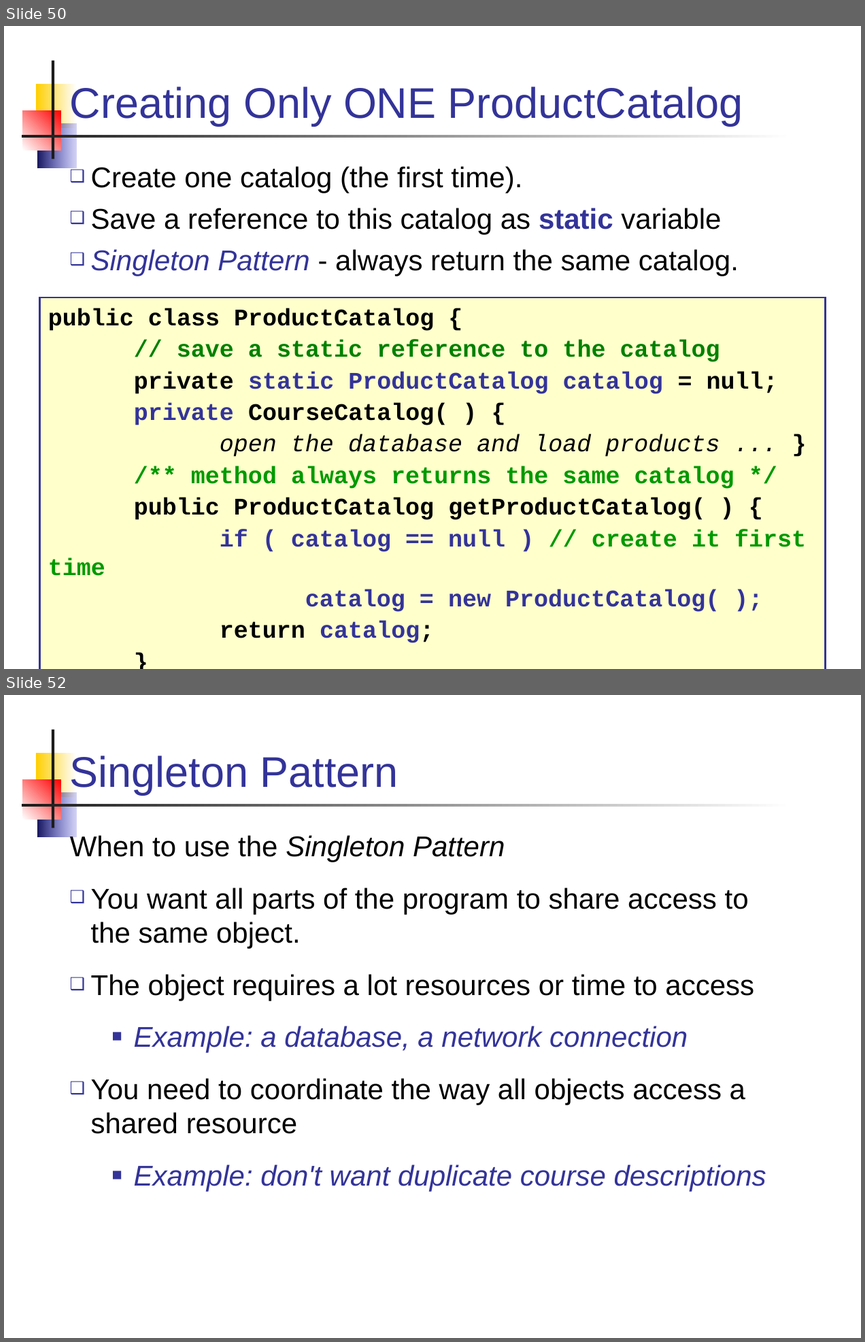
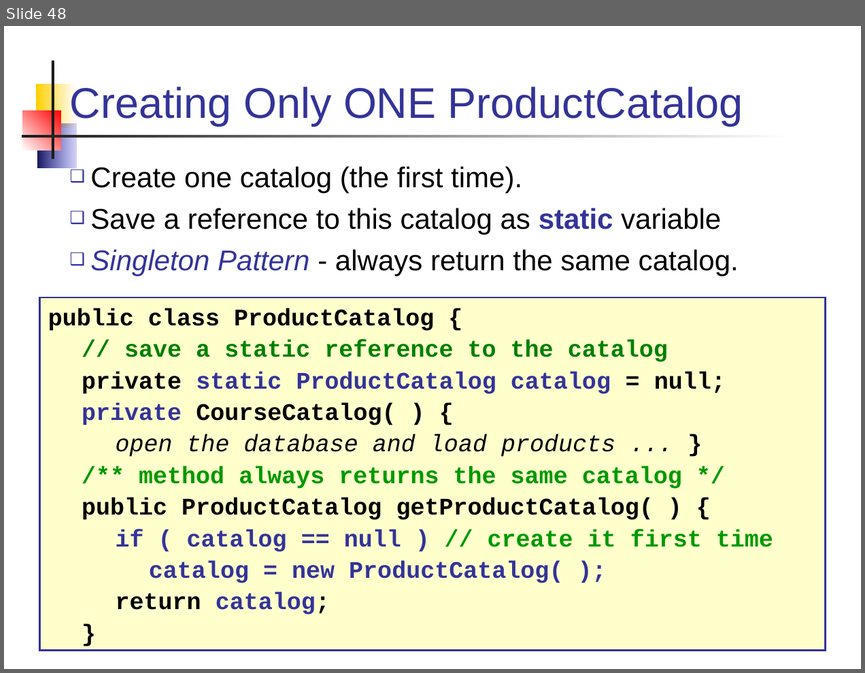
Before and after one commit to skeoop/skeoop.github.io, a slide deck: week3/R1-Review-OO-Concepts.ppt. Shown one above the other, each under a label of ours: slides 50 and 52 before the commit, slide 48 after it; the slides between them are not shown. The pictures are 865x1342 and 865x673 pixels, drawn with LibreOffice and Linux fonts; fonts in the diff are those of the drawing. Boxes give left, top, right and bottom in pixels: in the first picture for what was removed or moved away, otherwise in the second. Text is boxed around its words. In the diff, an @@ line names an element or a change of style, - is before the commit and + after.

```diff
--- a/week3/R1-Review-OO-Concepts.ppt
+++ b/week3/R1-Review-OO-Concepts.ppt
@@ slide 52 removed at [4,695,861,1338], background #FFFFFF; not listed: 5 template elements that a slide beside it also shows @@
@@ title removed at [70,756,398,795] @@
-Singleton Pattern
@@ text removed at [70,833,766,1191] @@
-When to use the Singleton Pattern
-❑ You want all parts of the program to share access to the same object.
-❑ The object requires a lot resources or time to access
-  ■ Example: a database, a network connection
-❑ You need to coordinate the way all objects access a shared resource
-  ■ Example: don't want duplicate course descriptions
@@ what was slide 50 is now slide 48 @@
@@ slide 48 changed as well @@
@@ rectangle "public class ProductCatalog {": place and size @@
-rectangle "public class ProductCatalog {" at [40,297,825,669]
+rectangle "public class ProductCatalog {" at [40,297,825,651]
```
Also in this commit, not shown: 69 other slides changed, 2 other slides removed, 1 other file.
